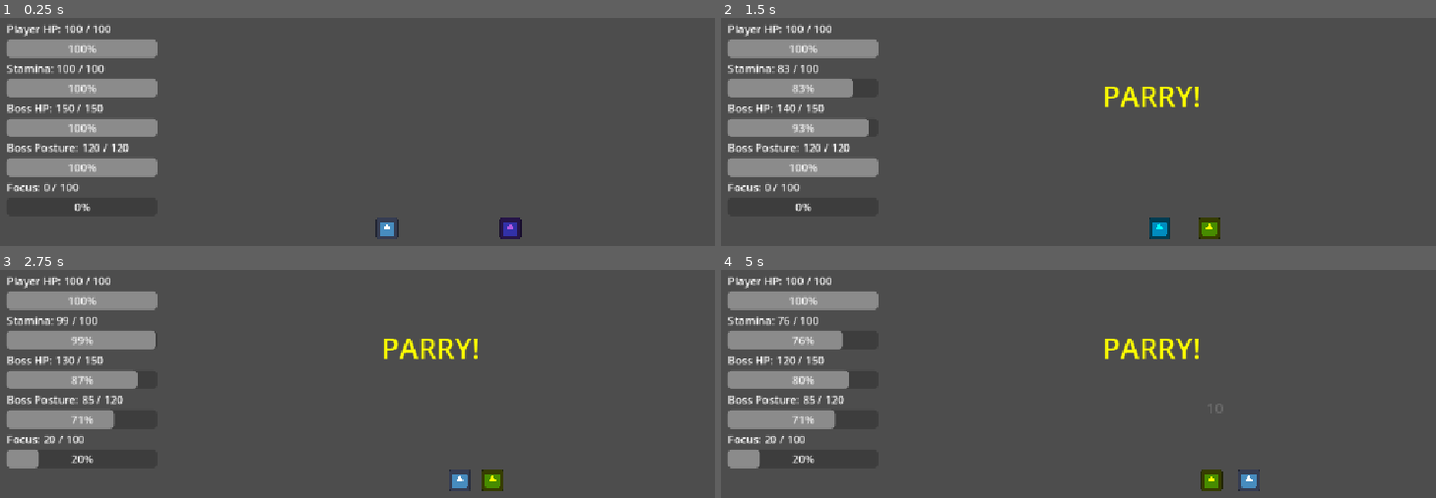
Above: before the commit, frames 1-4 (two rows, left to right).
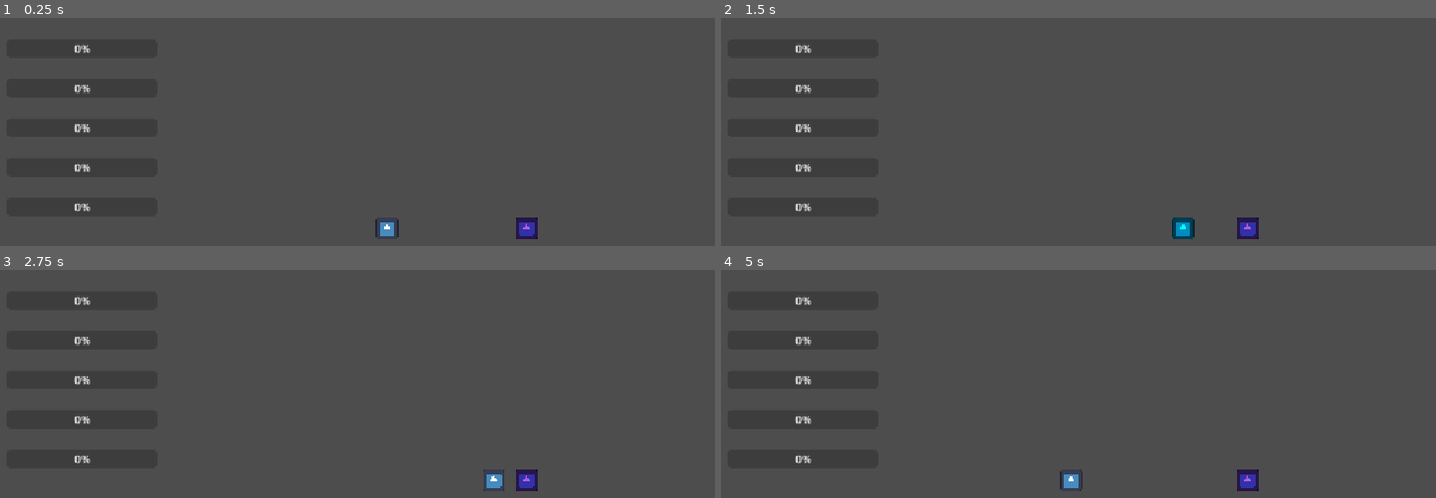
Above: after the commit, the same moments.

Repository: shanwinder/lastblade
Game: Godot game, scene res://scenes/main/BossBrokenMaster.tscn
The game is run twice, just before and just after one commit, with the same random seed, the same clock (stepped at 60 frames per second) and the same inputs. The engine's default icon, where the game draws it, is replaced by a stand-in: a white triangle on a blue panel in a dark square.
Inputs:
- Up to frame 1 (0.25 s): no input
- Up to frame 2 (1.5 s): hold Right (ui_right) 0.53-1.28 s; tap A (attack) at 0.6 s; tap D (parry) at 0.8, 1.35 s; hold Left (ui_left) from 1.28 s (still down)
- Up to frame 3 (2.75 s): tap A (attack) at 1.55, 2.1 s; release Left (ui_left) at 2.03 s; hold Right (ui_right) from 2.03 s (still down); tap D (parry) at 2.3 s
- Up to frame 4 (5 s): tap S (dash) at 2.85 s; tap A (attack) at 3.05, 4.55 s; release Right (ui_right) at 3.53 s; hold Left (ui_left) from 3.53 s (still down); tap D (parry) at 3.6 s; tap R at 4.35 s

The runs differ from the first frame. In frame 1, 8.6% of the frame differs, in the area x 0-76%, y 2-97%; in frame 2, 9.4%; in frame 3, 9.2%; in frame 4, 8.7%.
Error after the commit: Parse Error: Expected indented block after "elif" block. (res://BossBrokenMaster.gd:489)

Commit message:
Add Quick Slash attack to BossBrokenMaster
Introduce a new Quick Slash attack: add exported config vars (chance, damage, windup, active, cooldown bonus) to BossBrokenMaster.gd and expose them in the scene. Update choose_attack_pattern() to select Quick Slash first, set its damage, short wind-up/active windows, small cooldown bump, parryable flag, hint text/color and a debug print. Adjust roll thresholds so Delayed and Heavy choices account for the new quick attack chance. Scene file BossBrokenMaster.tscn updated to include the new exported properties.

Diff:
--- a/last-blade-trial/BossBrokenMaster.gd
+++ b/last-blade-trial/BossBrokenMaster.gd
@@ -38,6 +38,30 @@
 
 # เวลารอระหว่างโจมตี
 @export var attack_cooldown: float = 1.35
+
+# =========================
+# ค่าของท่าโจมตีเร็ว
+# =========================
+
+# โอกาสที่บอสจะเลือกใช้ท่า Quick Slash
+# ท่านี้เร็วกว่า Normal Slash แต่ดาเมจเบากว่า
+@export var quick_attack_chance: float = 0.20
+
+# ดาเมจของท่า Quick Slash
+# ตั้งให้เบากว่าท่าปกติ เพราะความยากอยู่ที่ออกไว
+@export var quick_attack_damage: int = 8
+
+# เวลาก่อน Quick Slash จะฟันจริง
+# สั้นกว่าท่าปกติ เพื่อฝึกผู้เล่นให้ตอบสนองเร็ว
+@export var quick_attack_windup_time: float = 0.38
+
+# ระยะเวลาที่ Hitbox ของ Quick Slash เปิดอยู่
+# สั้นกว่าท่าปกติเล็กน้อย
+@export var quick_attack_active_time: float = 0.14
+
+# เวลาพักเพิ่มหลัง Quick Slash
+# ตั้งให้น้อย เพราะเป็นท่าเบา
+@export var quick_attack_cooldown_bonus: float = 0.05
 
 # =========================
 # ค่าของท่าโจมตีแบบหนัก
@@ -432,39 +456,40 @@
 	current_attack_is_delayed = false
 	current_attack_delay_wait_time = 0.0
 
+	# ถ้าสุ่มได้อยู่ในช่วง Quick Slash ให้ใช้ท่าโจมตีเร็ว
+	if roll < quick_attack_chance:
+		current_attack_name = "quick_slash"
+
+		# ท่านี้ Parry ได้ แต่ต้องกดไว
+		current_attack_can_be_parried = true
+
+		# ใช้ดาเมจของ Quick Slash
+		current_attack_damage = quick_attack_damage
+
+		# ใช้ wind-up ที่สั้นกว่าท่าปกติ
+		current_attack_windup_time = quick_attack_windup_time
+
+		# ใช้ active time ของ Quick Slash
+		current_attack_active_time = quick_attack_active_time
+
+		# cooldown เพิ่มเล็กน้อย เพราะเป็นท่าเบา
+		current_attack_cooldown = attack_cooldown + quick_attack_cooldown_bonus
+
+		# ไม่ใช่ท่า delayed จึงไม่ต้องมี WAIT...
+		current_attack_is_delayed = false
+		current_attack_delay_wait_time = 0.0
+
+		# Hint บอกผู้เล่นว่าต้อง Parry เร็ว
+		current_attack_hint_text = "PARRY FAST!"
+		current_attack_hint_color = Color(0.35, 0.85, 1.0, 1.0)
+
+		print("Boss chose QUICK SLASH! Fast parry required.")
+
 	# ถ้าสุ่มได้อยู่ในช่วง Delayed Slash ให้ใช้ท่าหน่วงจังหวะ
-	if roll < delayed_attack_chance:
-		current_attack_name = "delayed_slash"
-
-		# ท่านี้ Parry ได้ แต่ต้องรอจังหวะท้าย
-		current_attack_can_be_parried = true
-
-		# ใช้ดาเมจของ Delayed Slash
-		current_attack_damage = delayed_attack_damage
-
-		# เวลารวมก่อนฟันจริง = ช่วง WAIT + ช่วง PARRY
-		current_attack_windup_time = delayed_attack_wait_time + delayed_attack_parry_time
-
-		# เก็บเวลาช่วง WAIT ไว้ใช้แยก hint
-		current_attack_delay_wait_time = delayed_attack_wait_time
-
-		# Hitbox เปิดตามค่าของท่านี้
-		current_attack_active_time = delayed_attack_active_time
-
-		# cooldown เพิ่มเล็กน้อย เพราะเป็นท่าหลอกจังหวะ
-		current_attack_cooldown = attack_cooldown + delayed_attack_cooldown_bonus
-
-		# ทำเครื่องหมายว่าท่านี้เป็น delayed
-		current_attack_is_delayed = true
-
-		# ช่วงแรกให้ HUD บอก WAIT... ไม่ใช่ PARRY! ทันที
-		current_attack_hint_text = "WAIT..."
-		current_attack_hint_color = Color(0.75, 0.35, 1.0, 1.0)
-
-		print("Boss chose DELAYED SLASH! Wait, then parry.")
+	elif roll < quick_attack_chance + delayed_attack_chance:
 
 	# ถ้าไม่ใช่ Delayed แต่ยังอยู่ในช่วง Heavy ให้ใช้ Heavy Slash
-	elif roll < delayed_attack_chance + heavy_attack_chance:
+	elif roll < quick_attack_chance + delayed_attack_chance + heavy_attack_chance:
 		current_attack_name = "heavy_slash"
 
 		# ท่าหนักแรงกว่า
--- a/last-blade-trial/scenes/main/BossBrokenMaster.tscn
+++ b/last-blade-trial/scenes/main/BossBrokenMaster.tscn
@@ -46,6 +46,47 @@
 
 [node name="BossBrokenMaster" parent="." unique_id=631216959 instance=ExtResource("4_tedvd")]
 position = Vector2(780, 324)
+max_hp = null
+combat_display_name = null
+move_speed = null
+stop_distance = null
+attack_damage = null
+attack_windup_time = null
+attack_active_time = null
+attack_cooldown = null
+quick_attack_chance = null
+quick_attack_damage = null
+quick_attack_windup_time = null
+quick_attack_active_time = null
+quick_attack_cooldown_bonus = null
+heavy_attack_chance = null
+heavy_attack_damage = null
+heavy_attack_windup_time = null
+heavy_attack_active_time = null
+heavy_attack_cooldown_bonus = null
+delayed_attack_chance = null
+delayed_attack_damage = null
+delayed_attack_wait_time = null
+delayed_attack_parry_time = null
+delayed_attack_active_time = null
+delayed_attack_cooldown_bonus = null
+stagger_time = null
+stagger_recover_time = null
+max_posture = null
+posture_damage_from_parry = null
+posture_break_time = null
+critical_damage_multiplier = null
+normal_hit_stop_time = null
+critical_hit_stop_time = null
+hit_stop_time_scale = null
+knockback_force = null
+knockback_time = null
+normal_hit_camera_shake_strength = null
+normal_hit_camera_shake_duration = null
+critical_hit_camera_shake_strength = null
+critical_hit_camera_shake_duration = null
+arena_min_x = null
+arena_max_x = null
 
 [node name="HUD" type="CanvasLayer" parent="." unique_id=1436178556]
 script = ExtResource("5_7w3th")
